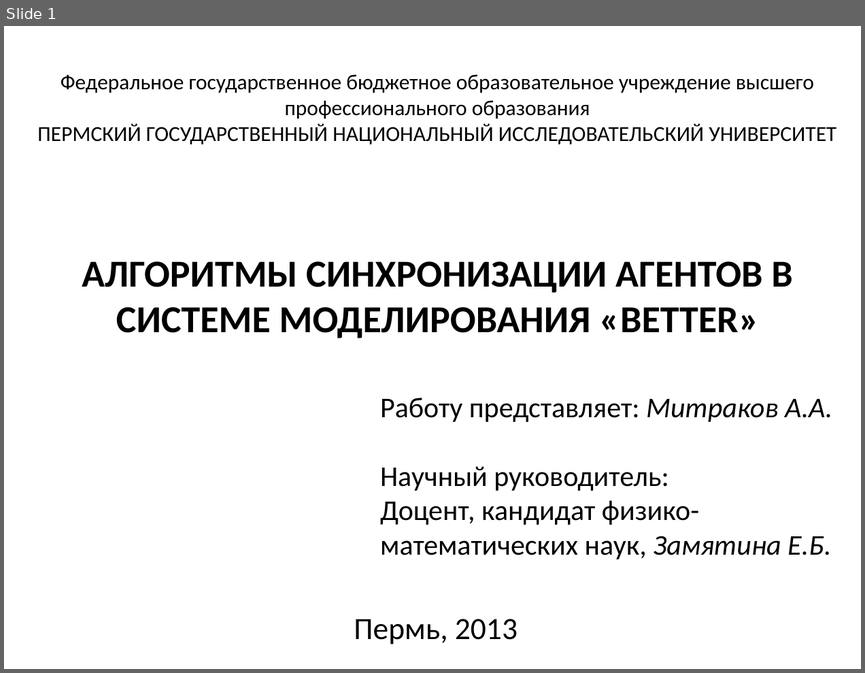
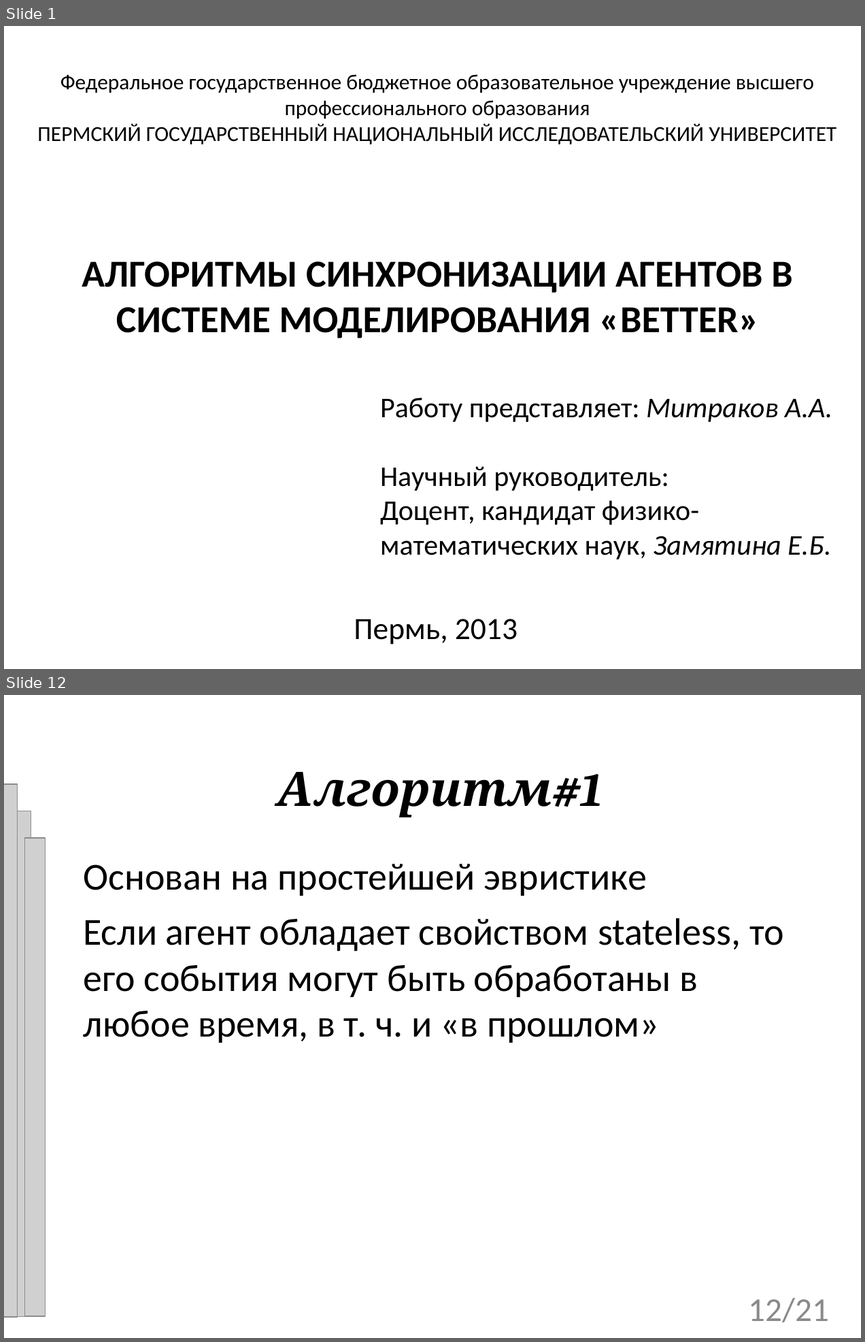
Before and after one commit to tom-trix/SynchAlgorithms, a slide deck: text/Mitrakov.ppt. Shown one above the other, each under a label of ours: slide 1 before the commit, slides 1 and 12 after it; the slides between them are not shown. The pictures are 865x673 and 865x1342 pixels, drawn with LibreOffice and Linux fonts; fonts in the diff are those of the drawing; grey boxes stand for pictures; background and template pictures are left out. Boxes give left, top, right and bottom in pixels: in the first picture for what was removed or moved away, otherwise in the second. Text is boxed around its words. In the diff, an @@ line names an element or a change of style, - is before the commit and + after.

```diff
--- a/text/Mitrakov.ppt
+++ b/text/Mitrakov.ppt
@@ slide 12 added at [4,695,861,1338], background picture (left out) @@
@@ title added at [277,772,602,817], 40 pt, text #000000, bold, italic @@
+Алгоритм#1
@@ picture added at [4,784,17,1317] @@
@@ picture added at [10,811,31,1317] @@
@@ picture added at [24,838,45,1317] @@
@@ subtitle added at [84,864,784,1042], 32 pt, text #000000 @@
+Основан на простейшей эвристике
+Если агент обладает свойством stateless, то его события могут быть обработаны в любое время, в т. ч. и «в прошлом»
@@ page number added at [749,1297,829,1322], 28 pt, text #898989 @@
+12/21
```
Also in this commit, not shown: 17 slides changed, 5 other slides added, 3 slides removed.
